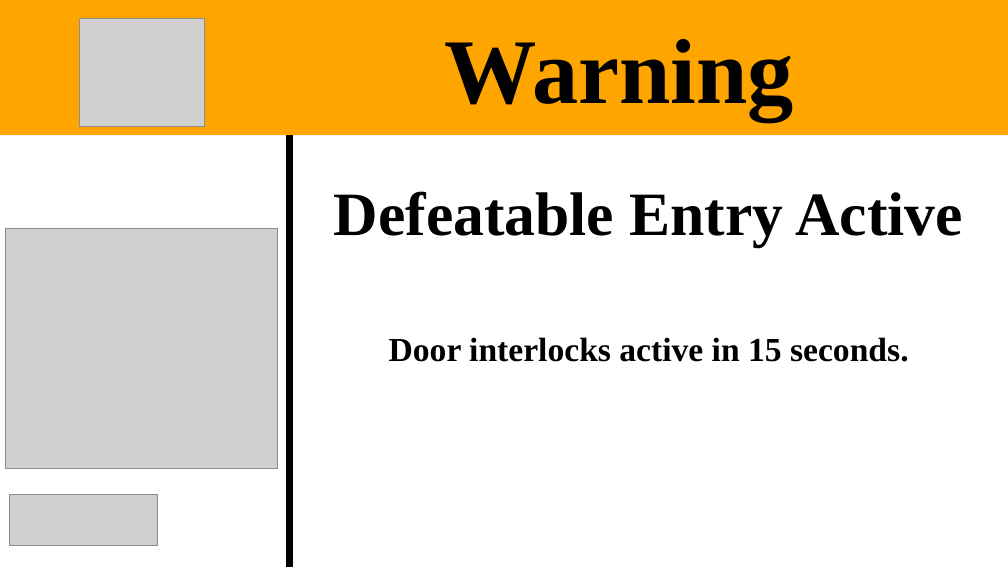
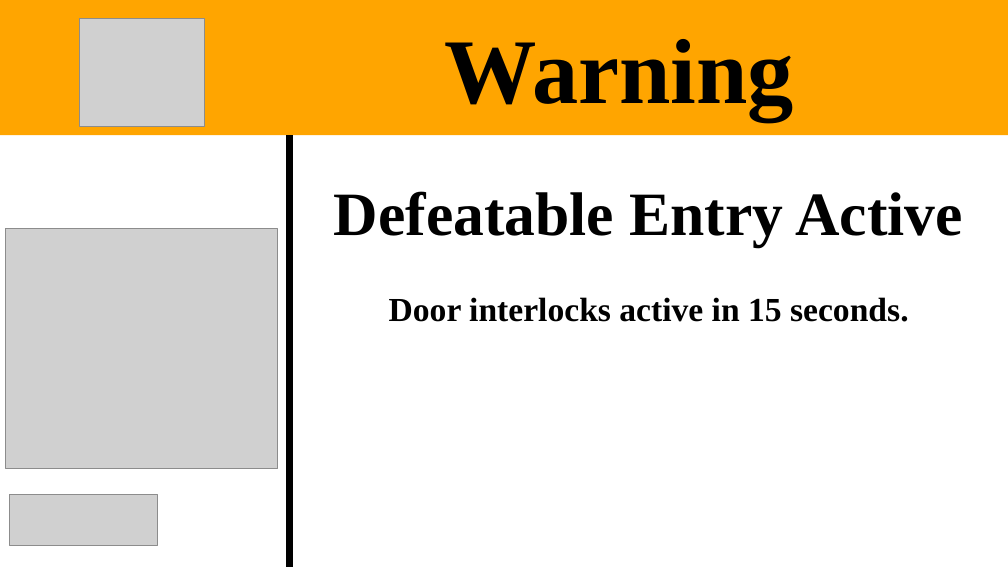
Before and after one commit to EndlasDeveloper/LaserSafetyRunner, a slide deck: slide 3 of Processing/Safety_Runner_previous_version/Safety Signs October -6-2020.pptx (slide 4 before the commit). Drawn at 1008x567 pixels with LibreOffice and Linux fonts; fonts in the diff are those of the drawing; grey boxes stand for pictures. Boxes give left, top, right and bottom in pixels: in the first picture for what was removed or moved away, otherwise in the second. Text is boxed around its words. In the diff, an @@ line names an element or a change of style, - is before the commit and + after.

```diff
--- a/Processing/Safety_Runner_previous_version/Safety Signs October -6-2020.pptx
+++ b/Processing/Safety_Runner_previous_version/Safety Signs October -6-2020.pptx
@@ text "Defeatable Entry Active" rewrapped from [334, 191, 962, 362] to [334, 191, 962, 322] @@
```
Also in this commit, not shown: 7 other slides changed, 1 slide added, 1 slide removed, 22 other files.
